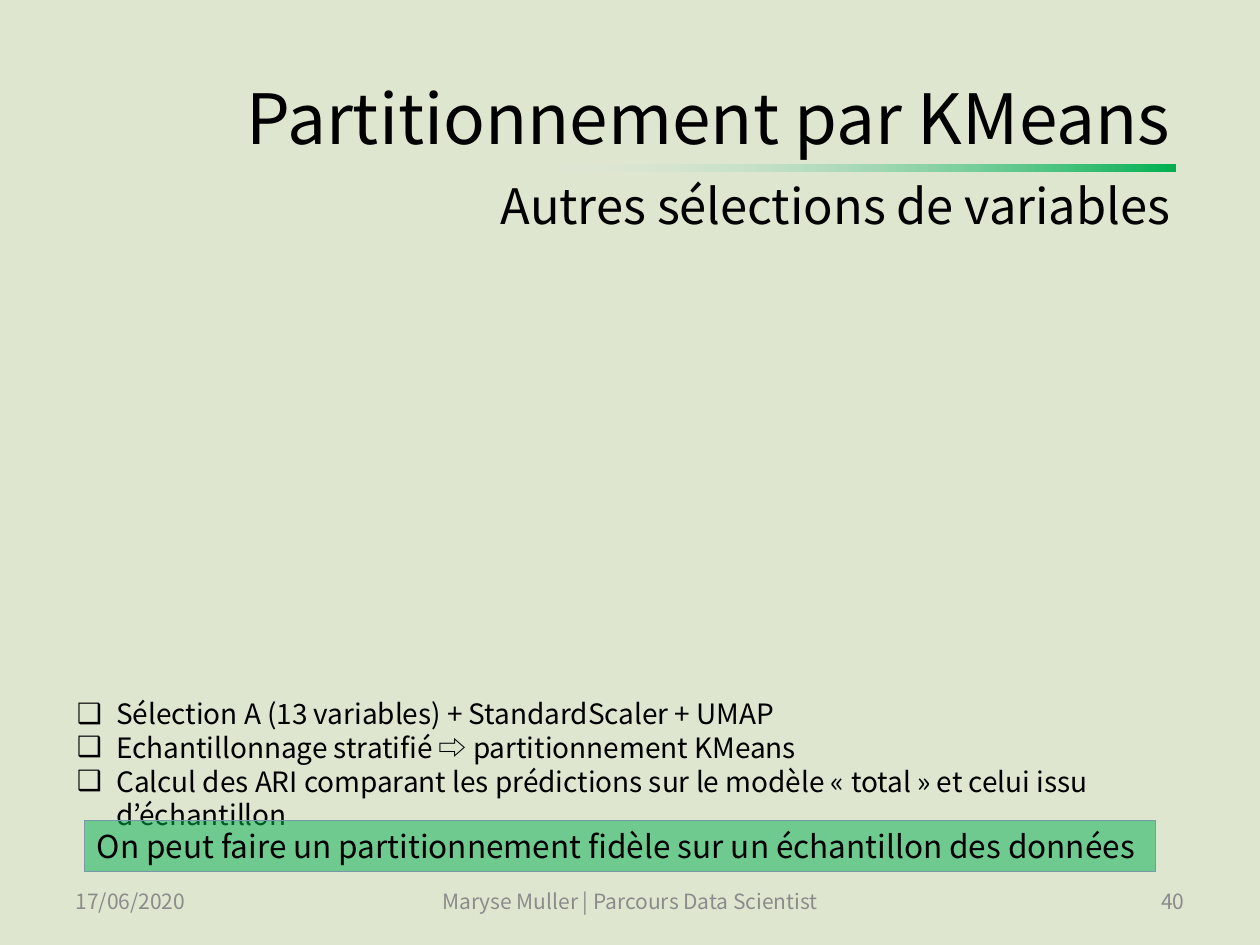
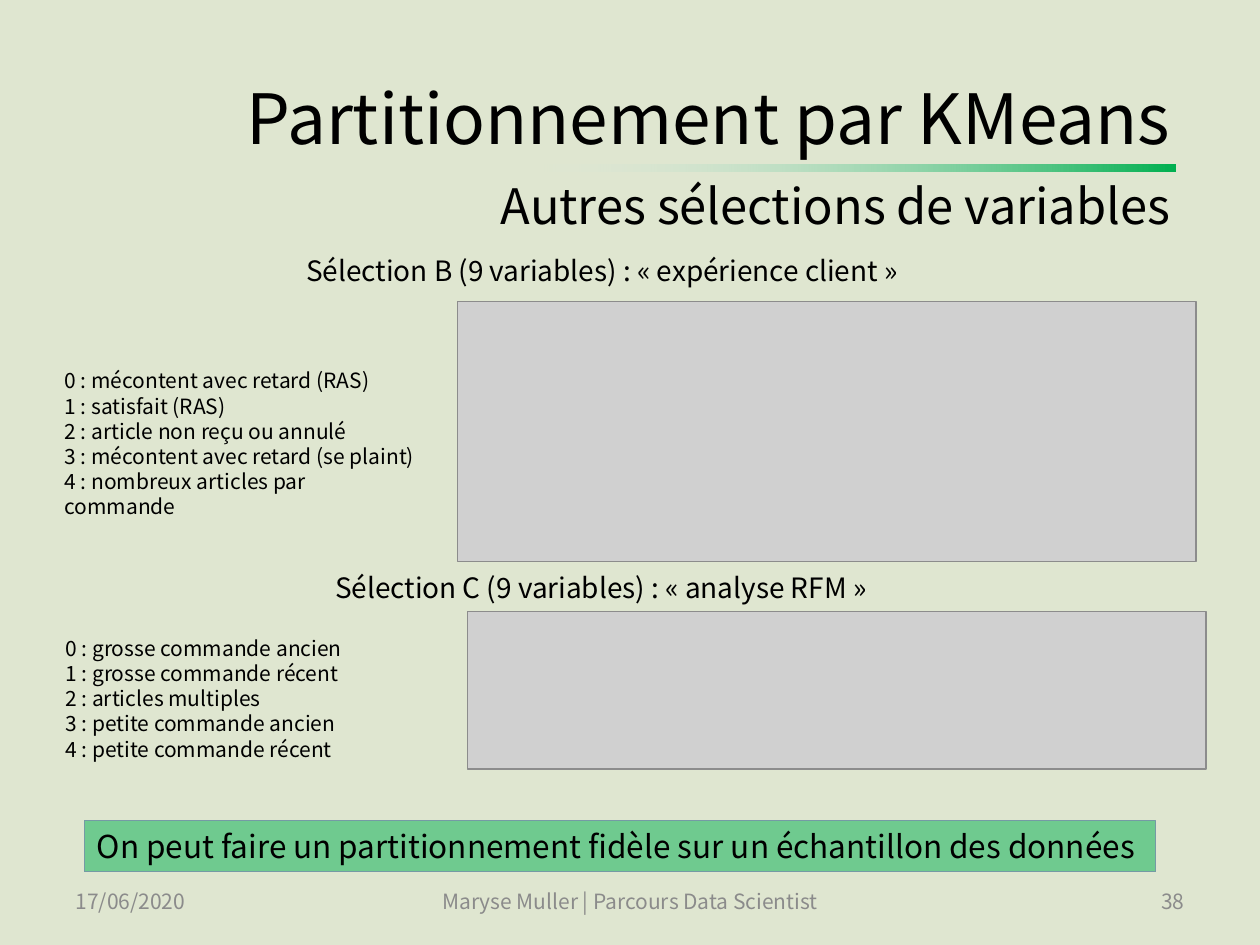
Before and after one commit to SmellyArmure/OC_DS_Project5, a slide deck: slide 38 of PRESENTATION/Projet5.pptx (slide 40 before the commit). Drawn at 1260x945 pixels with LibreOffice and Linux fonts; fonts in the diff are those of the drawing; grey boxes stand for pictures. Boxes give left, top, right and bottom in pixels: in the first picture for what was removed or moved away, otherwise in the second. Text is boxed around its words. In the diff, an @@ line names an element or a change of style, - is before the commit and + after.

Commit message:
PROJET TERMINE | P5_Cleaning_EDA_2 : ajouté des graphes de l'analyse temporelle pour la présentation | P5_Clustering : stabilité à l'initialisation des autres algorithmes de clustering, comparaison des résultats. | Présentation : Finalisation de la présentation - (soutenance passée avec succès).

```diff
--- a/PRESENTATION/Projet5.pptx
+++ b/PRESENTATION/Projet5.pptx
@@ text at (306,257,878,288): text changed @@
-❑ Sélection A (13 variables) + StandardScaler + UMAP
-❑ Echantillonnage stratifié ⇨ partitionnement KMeans
-❑ Calcul des ARI comparant les prédictions sur le modèle « total » et celui issu d’échantillon
+Sélection B (9 variables) : « expérience client »
@@ picture added at (457,301,1196,561) @@
@@ text added at (65,370,414,515), 12 pt, text #000000 @@
+0 : mécontent avec retard (RAS)
+1 : satisfait (RAS)
+2 : article non reçu ou annulé
+3 : mécontent avec retard (se plaint)
+4 : nombreux articles par commande
@@ text added at (335,574,847,605), 16 pt, text #000000 @@
+Sélection C (9 variables) : « analyse RFM »
@@ picture added at (467,611,1206,769) @@
@@ text added at (65,639,341,762), 12 pt, text #000000 @@
+0 : grosse commande ancien
+1 : grosse commande récent
+2 : articles multiples
+3 : petite commande ancien
+4 : petite commande récent
@@ page number at (1161,893,1184,909): text changed @@
-40
+38
```
Also in this commit, not shown: 12 other slides changed, 4 slides added, 3 other files.
